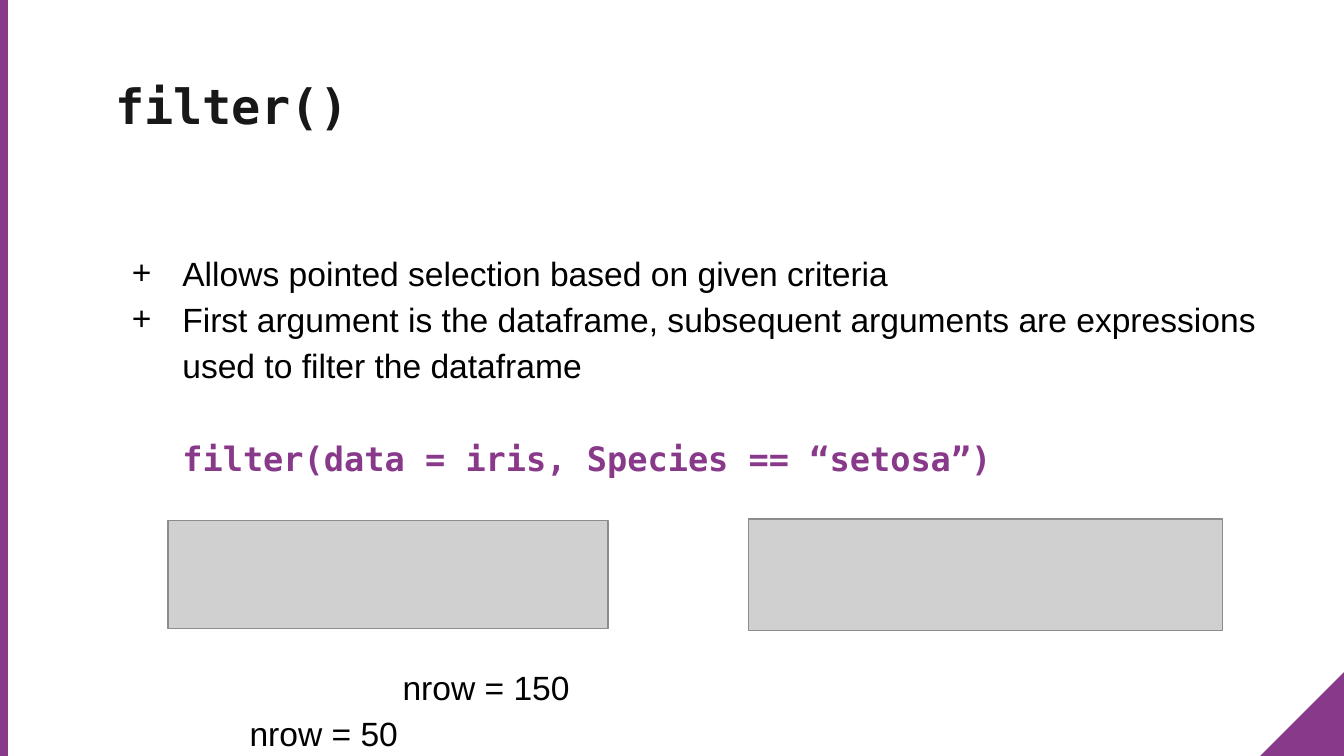
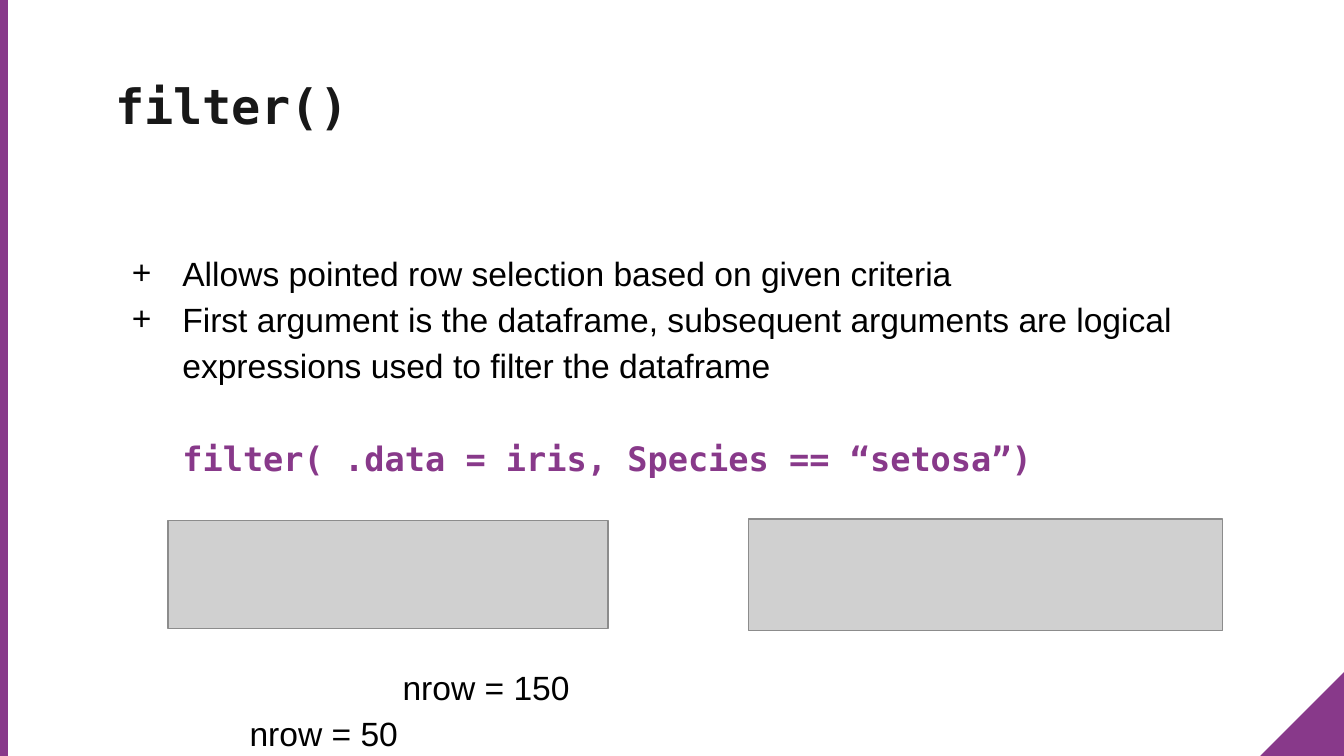
Before and after one commit to MeyerGrace/dive-into-dplyr, a slide deck: slide 17 of dive_into_dplyr.pptx. Drawn at 1344x756 pixels with LibreOffice and Linux fonts; fonts in the diff are those of the drawing; grey boxes stand for pictures; background and template pictures are left out. Boxes give left, top, right and bottom in pixels: in the first picture for what was removed or moved away, otherwise in the second. Text is boxed around its words. In the diff, an @@ line names an element or a change of style, - is before the commit and + after.

```diff
--- a/dive_into_dplyr.pptx
+++ b/dive_into_dplyr.pptx
@@ text at <box>182,261,1171,478</box>: text changed @@
-+ Allows pointed selection based on given criteria
-+ First argument is the dataframe, subsequent arguments are expressions used to filter the dataframe
-  filter(data = iris, Species == “setosa”)
++ Allows pointed row selection based on given criteria
++ First argument is the dataframe, subsequent arguments are logical expressions used to filter the dataframe
+  filter( .data = iris, Species == “setosa”)
```
Also in this commit, not shown: 14 other slides changed, 2 other files.
